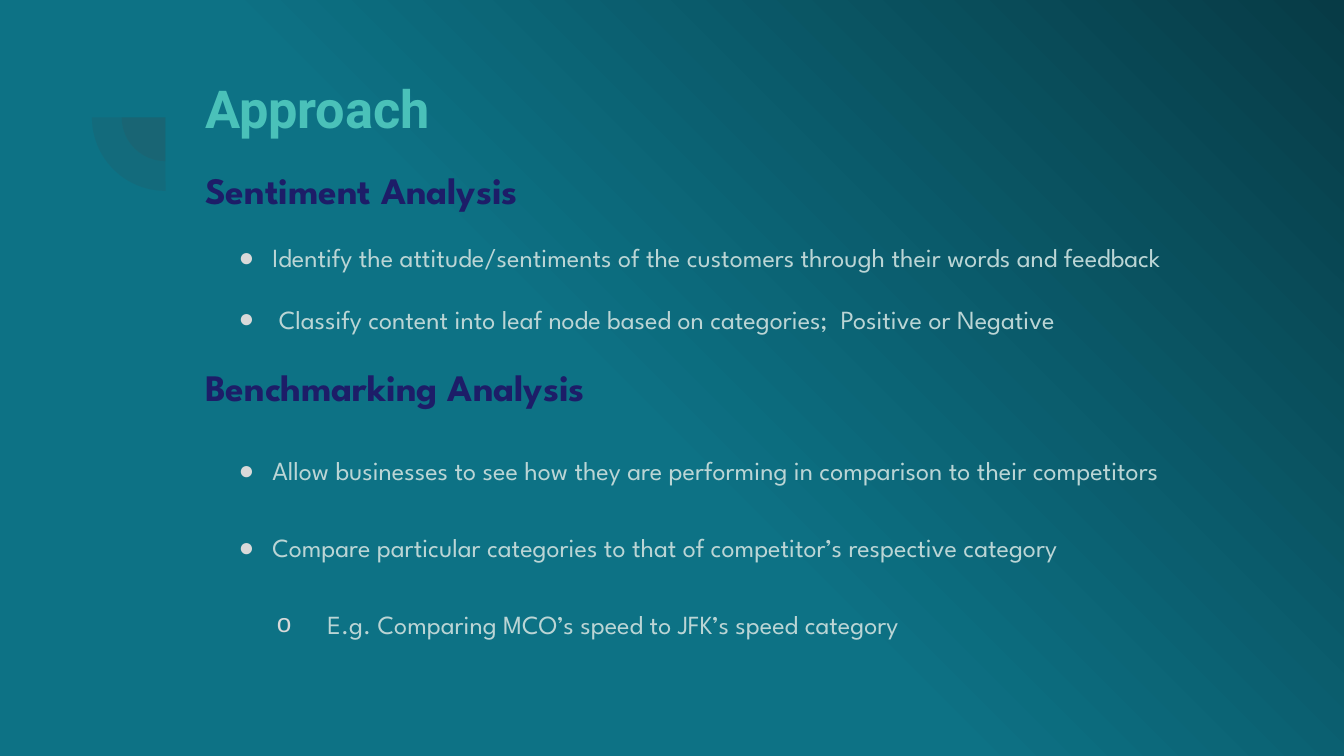
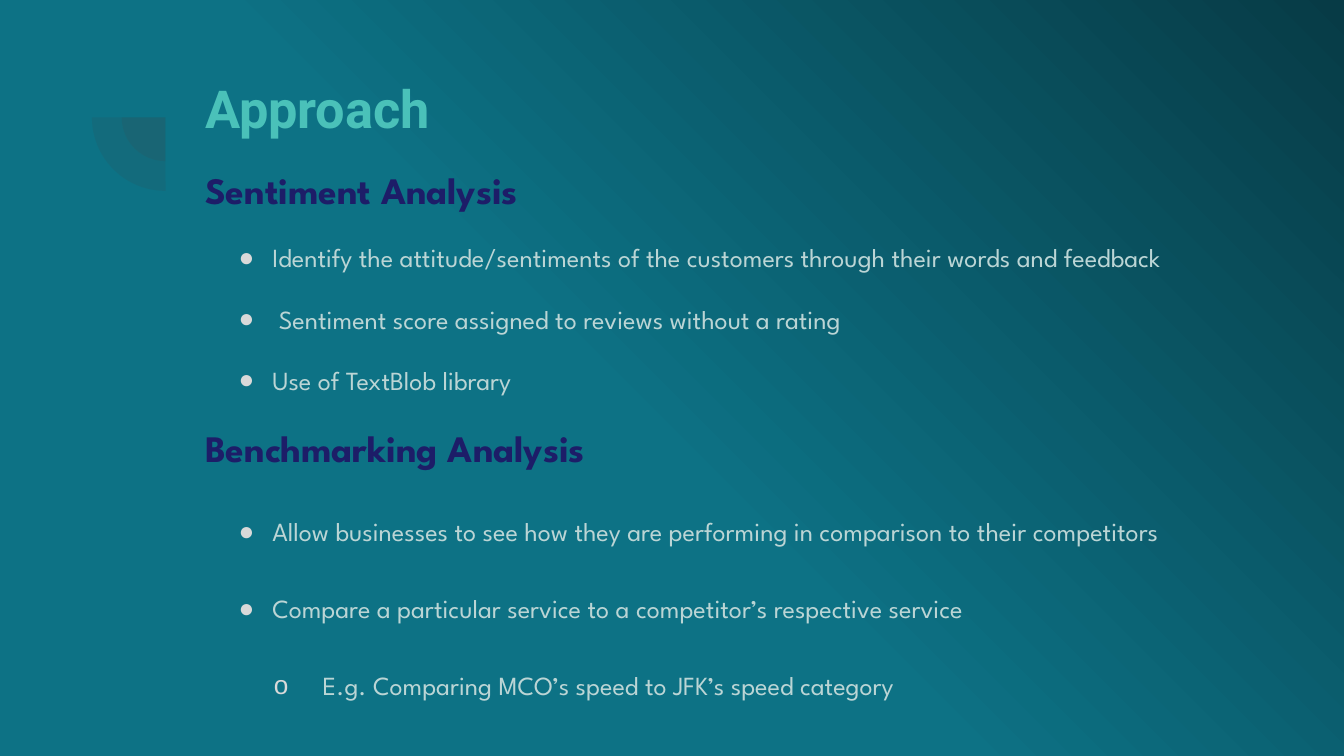
Before and after one commit to fobmsm/fobm.github.io, a slide deck: slide 5 of Pro_plan.pptx. Drawn at 1344x756 pixels with LibreOffice and Linux fonts; fonts in the diff are those of the drawing. Boxes give left, top, right and bottom in pixels: in the first picture for what was removed or moved away, otherwise in the second. Text is boxed around its words. In the diff, an @@ line names an element or a change of style, - is before the commit and + after.

```diff
--- a/Pro_plan.pptx
+++ b/Pro_plan.pptx
@@ text at bbox=[272, 311, 840, 396]: text changed @@
-● Classify content into leaf node based on categories; Positive or Negative
+● Sentiment score assigned to reviews without a rating
+● Use of TextBlob library
@@ text at bbox=[272, 600, 963, 624]: text changed @@
-● Compare particular categories to that of competitor’s respective category
+● Compare a particular service to a competitor’s respective service
@@ text at bbox=[323, 677, 893, 701]: indent changed @@
```
Also in this commit, not shown: 7 other slides changed.
